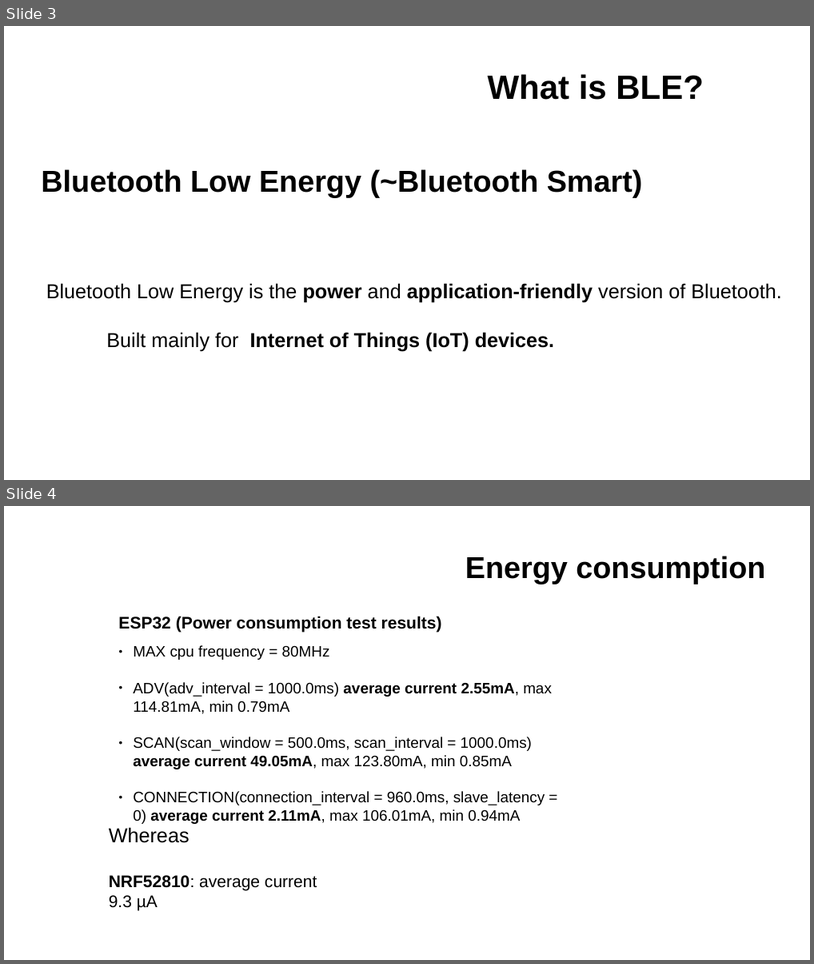
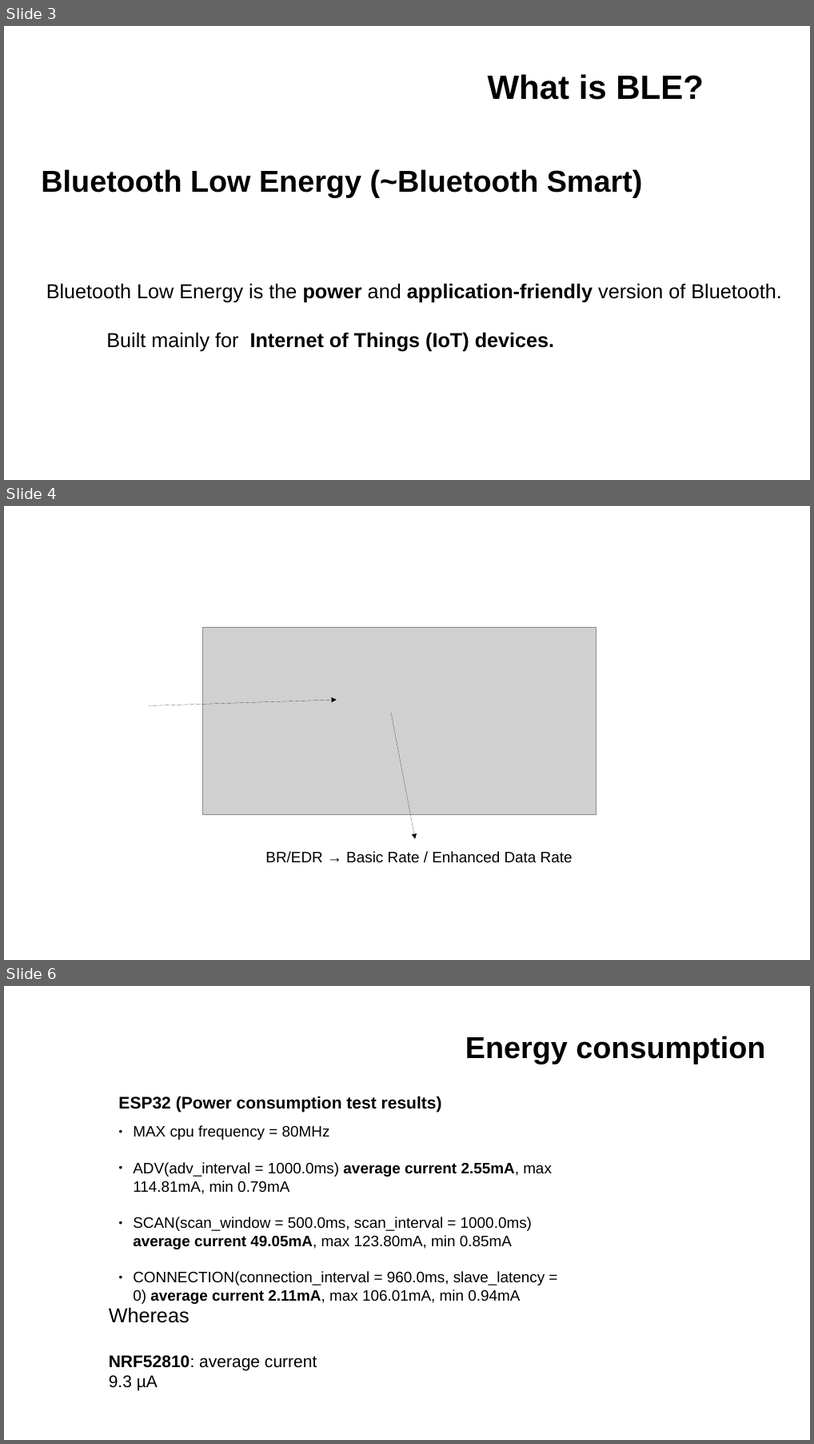
Before and after one commit to tuttyfrutyee/2019_staj, a slide deck: finalSunum/finalSunumKuartis.odp. Shown one above the other, each under a label of ours: slides 3 and 4 before the commit, slides 3, 4 and 6 after it; the slides between them are not shown. The pictures are 814x964 and 814x1444 pixels, drawn with LibreOffice and Linux fonts; fonts in the diff are those of the drawing; grey boxes stand for pictures; background and template pictures are left out. Boxes give left, top, right and bottom in pixels: in the first picture for what was removed or moved away, otherwise in the second. Text is boxed around its words. In the diff, an @@ line names an element or a change of style, - is before the commit and + after.

```diff
--- a/finalSunum/finalSunumKuartis.odp
+++ b/finalSunum/finalSunumKuartis.odp
@@ slide 4 added at [4, 506, 810, 960], background #FFFFFF @@
@@ picture added at [203, 627, 597, 815] @@
@@ arrow added from (149, 706) to (337, 700), #000000 0 pt @@
@@ arrow added from (391, 712) to (415, 839), #000000 0 pt @@
@@ text added at [266, 851, 573, 863], 18 pt, text #000000 @@
+BR/EDR → Basic Rate / Enhanced Data Rate
@@ what was slide 4 is now slide 6 @@
```
Also in this commit, not shown: 1 slide changed, 20 other slides added.
